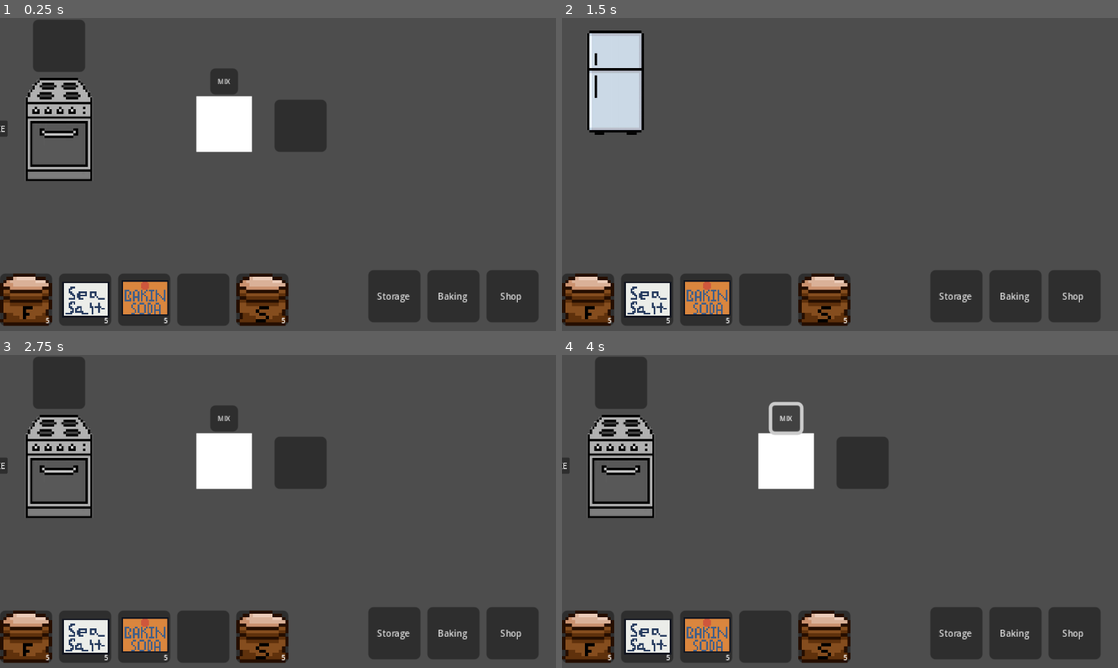
Above: before the commit, frames 1-4 (two rows, left to right).
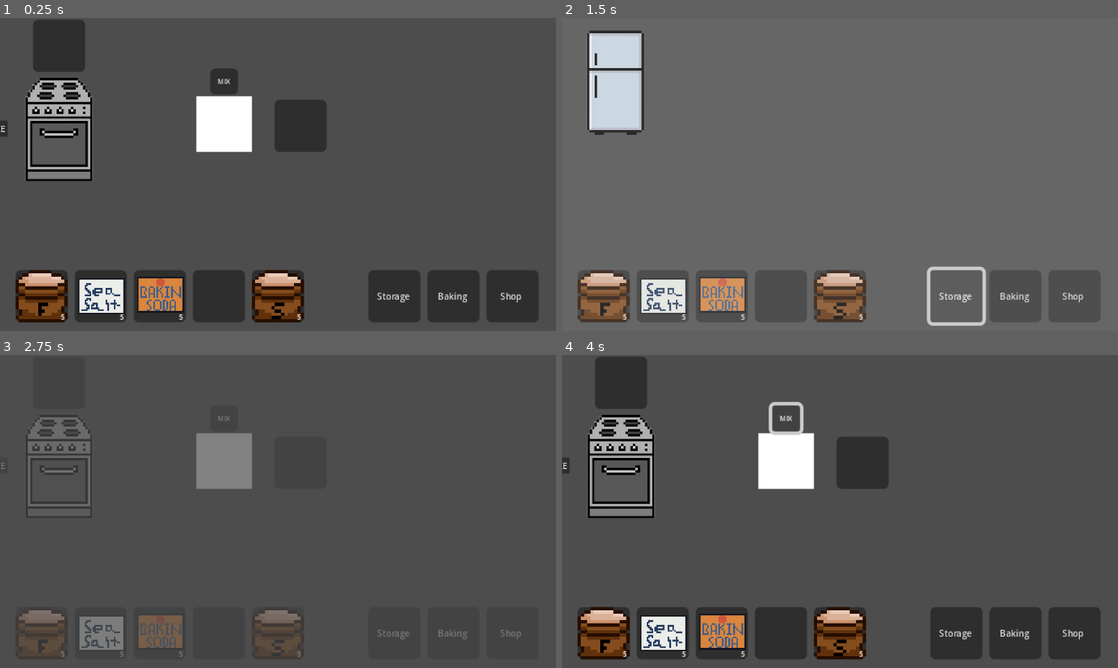
Above: after the commit, the same moments.

Repository: amusci/sweet-treat
Game: Godot game, scene res://Scenes/Areas/bakery_playground.tscn
The game is run twice, just before and just after one commit, with the same random seed, the same clock (stepped at 60 frames per second) and the same inputs.
Inputs:
- Up to frame 1 (0.25 s): no input
- Up to frame 2 (1.5 s): click "Storage" at 0.5 s; click "Storage" at 1.25 s
- Up to frame 3 (2.75 s): click "Baking" at 2 s
- Up to frame 4 (4 s): click "Baking" at 2.75 s; click "MIX" at 3.5 s

The runs differ from the first frame. In frame 1, 6.8% of the frame differs, in the area x 0-55%, y 80-99%; in frame 2, 95%, in the area x 0-100%, y 0-100%; in frame 3, 11%; in frame 4, 6.8%.

Commit message:
Scene Buttons animations
Made transition screen a singleton
Scene Buttons now show animations

Diff:
--- a/Scenes/Areas/bakery_playground.tscn
+++ b/Scenes/Areas/bakery_playground.tscn
@@ -1,13 +1,11 @@
-[gd_scene load_steps=6 format=3 uid="uid://jrswjeeueyee"]
+[gd_scene load_steps=5 format=3 uid="uid://jrswjeeueyee"]
 
-[ext_resource type="Script" uid="uid://dkukyysvvs3cp" path="res://Scenes/Areas/bakery_playground.gd" id="1_0sb6y"]
 [ext_resource type="PackedScene" uid="uid://q1v1svbbga3m" path="res://Scenes/NonUpgradables/tablehotbar/hotbar.tscn" id="2_sqe8n"]
 [ext_resource type="PackedScene" uid="uid://b85a3mf75arf7" path="res://Scenes/Machines/mixing_station.tscn" id="3_ff7m2"]
 [ext_resource type="PackedScene" uid="uid://cgltvgu28fltw" path="res://Scenes/Machines/oven.tscn" id="3_gyj70"]
 [ext_resource type="PackedScene" uid="uid://b8rhowa3gudpk" path="res://Scenes/SceneSwitching/SceneButtons.tscn" id="4_gf4qy"]
 
 [node name="BakeryPlayground" type="Node2D"]
-script = ExtResource("1_0sb6y")
 
 [node name="Oven" parent="." instance=ExtResource("3_gyj70")]
 position = Vector2(33, 64)
@@ -16,10 +14,10 @@
 anchors_preset = 0
 anchor_left = 0.0
 anchor_right = 0.0
-offset_left = -77.0
-offset_top = 147.0
-offset_right = 243.0
-offset_bottom = 177.0
+offset_left = 9.0
+offset_top = 145.0
+offset_right = 175.0
+offset_bottom = 175.0
 grow_horizontal = 1
 size_flags_vertical = 4
 
--- a/Scenes/Areas/storage_playground.tscn
+++ b/Scenes/Areas/storage_playground.tscn
@@ -13,10 +13,11 @@
 offset_bottom = 175.0
 
 [node name="Hotbar" parent="." instance=ExtResource("2_4lbp4")]
-offset_left = -77.0
-offset_top = 147.0
-offset_right = 243.0
-offset_bottom = 177.0
+offset_left = 9.0
+offset_top = 145.0
+offset_right = 175.0
+offset_bottom = 175.0
+size_flags_horizontal = 0
 
 [node name="Fridge" parent="." instance=ExtResource("3_48a00")]
 position = Vector2(31, 38)
--- a/Scenes/NonUpgradables/tablehotbar/hotbar.tscn
+++ b/Scenes/NonUpgradables/tablehotbar/hotbar.tscn
@@ -8,15 +8,14 @@
 [ext_resource type="Resource" uid="uid://dck7jlw3lmsvy" path="res://Resources/IngredientResources/dryIngredientResources/sugar.tres" id="7_gekwj"]
 
 [node name="Hotbar" type="HBoxContainer"]
-custom_minimum_size = Vector2(320, 30)
 anchors_preset = 5
 anchor_left = 0.5
 anchor_right = 0.5
-offset_left = -160.0
-offset_right = 160.0
+offset_left = -84.5
+offset_right = 84.5
 offset_bottom = 30.0
 grow_horizontal = 2
-size_flags_horizontal = 4
+size_flags_horizontal = 8
 alignment = 1
 script = ExtResource("1_yxu82")
 
--- a/Scenes/SceneSwitching/scene_buttons.gd
+++ b/Scenes/SceneSwitching/scene_buttons.gd
@@ -1,16 +1,35 @@
 extends HBoxContainer
 
+
+func _ready():
+	call_deferred("restore_inventory")
+
+func restore_inventory():
+	# For the call_deferred
+	InventoryManager.restore_all_inventory_slots()
+
 func _on_baking_button_pressed():
+	# Baking Button Functionality
+	if _get_current_scene("res://Scenes/Areas/bakery_playground.tscn"):
+		return
+
 	InventoryManager.save_all_inventory_slots()
+	TransitionScreen.transition()
+
+	await get_tree().create_timer(0.5).timeout
 	get_tree().change_scene_to_file("res://Scenes/Areas/bakery_playground.tscn")
 
 func _on_storage_button_pressed():
+	# Storage Button Functionality
+	if _get_current_scene("res://Scenes/Areas/storage_playground.tscn"):
+		return
 	InventoryManager.save_all_inventory_slots()
+	TransitionScreen.transition()
+
+	await get_tree().create_timer(0.5).timeout
 	get_tree().change_scene_to_file("res://Scenes/Areas/storage_playground.tscn")
 
-func _ready():
-	# Wait for all nodes to be ready, then restore inventory
-	call_deferred("restore_inventory")
-
-func restore_inventory():
-	InventoryManager.restore_all_inventory_slots()
+func _get_current_scene(scene_path: String) -> bool:
+	# Helper function to return if we are trying to access the same scene we are in
+	var current_scene = get_tree().current_scene.scene_file_path
+	return current_scene == scene_path
--- /dev/null
+++ b/Scripts/Singleton/transition_screen.gd
@@ -0,0 +1,26 @@
+extends CanvasLayer
+signal on_transition_finished
+@onready var color_rect = $ColorRect
+@onready var animation_player = $AnimationPlayer
+
+func _ready():
+	# Make sure color rect is not visible at start and to connect animation finished signals
+	if color_rect != null:
+		color_rect.visible = false
+		color_rect.mouse_filter = Control.MOUSE_FILTER_IGNORE # NO MOUSE INPUTS PLEASE
+	if animation_player != null:
+		animation_player.animation_finished.connect(_on_animation_finished)
+
+func _on_animation_finished(animation_name):
+	# Animation finished handling (Make sure to come back to this with more animations
+	if animation_name == "fade_to_black":
+		on_transition_finished.emit()
+		animation_player.play("fade_to_normal")
+	elif animation_name == "fade_to_normal":
+		color_rect.visible = false
+
+func transition():
+	# If color rect exists, make sure to show it
+	if color_rect != null:
+		color_rect.visible = true
+		animation_player.play("fade_to_black")
--- /dev/null
+++ b/Scripts/Singleton/transition_screen.tscn
@@ -0,0 +1,72 @@
+[gd_scene load_steps=6 format=3 uid="uid://dcreypueq06cy"]
+
+[ext_resource type="Script" uid="uid://sgrcjtqmikql" path="res://Scripts/Singleton/transition_screen.gd" id="1_kcmlp"]
+
+[sub_resource type="Animation" id="Animation_kcmlp"]
+resource_name = "fade_to_black"
+length = 0.5
+tracks/0/type = "value"
+tracks/0/imported = false
+tracks/0/enabled = true
+tracks/0/path = NodePath("ColorRect:modulate")
+tracks/0/interp = 1
+tracks/0/loop_wrap = true
+tracks/0/keys = {
+"times": PackedFloat32Array(0, 0.5),
+"transitions": PackedFloat32Array(1, 1),
+"update": 0,
+"values": [Color(1, 1, 1, 0), Color(0, 0, 0, 1)]
+}
+
+[sub_resource type="Animation" id="Animation_yh015"]
+resource_name = "fade_to_normal"
+length = 0.5
+tracks/0/type = "value"
+tracks/0/imported = false
+tracks/0/enabled = true
+tracks/0/path = NodePath("ColorRect:modulate")
+tracks/0/interp = 1
+tracks/0/loop_wrap = true
+tracks/0/keys = {
+"times": PackedFloat32Array(0, 0.5),
+"transitions": PackedFloat32Array(1, 1),
+"update": 0,
+"values": [Color(0, 0, 0, 1), Color(1, 1, 1, 0)]
+}
+
+[sub_resource type="Animation" id="Animation_8ojmj"]
+length = 0.001
+tracks/0/type = "value"
+tracks/0/imported = false
+tracks/0/enabled = true
+tracks/0/path = NodePath("ColorRect:modulate")
+tracks/0/interp = 1
+tracks/0/loop_wrap = true
+tracks/0/keys = {
+"times": PackedFloat32Array(0),
+"transitions": PackedFloat32Array(1),
+"update": 0,
+"values": [Color(1, 1, 1, 1)]
+}
+
+[sub_resource type="AnimationLibrary" id="AnimationLibrary_q0eo8"]
+_data = {
+&"RESET": SubResource("Animation_8ojmj"),
+&"fade_to_black": SubResource("Animation_kcmlp"),
+&"fade_to_normal": SubResource("Animation_yh015")
+}
+
+[node name="TransitionScreen" type="CanvasLayer"]
+script = ExtResource("1_kcmlp")
+
+[node name="ColorRect" type="ColorRect" parent="."]
+anchors_preset = 15
+anchor_right = 1.0
+anchor_bottom = 1.0
+grow_horizontal = 2
+grow_vertical = 2
+
+[node name="AnimationPlayer" type="AnimationPlayer" parent="."]
+libraries = {
+&"": SubResource("AnimationLibrary_q0eo8")
+}
--- a/project.godot
+++ b/project.godot
@@ -20,6 +20,7 @@
 DataManager="*res://Scripts/Singleton/DataManager.gd"
 Money="*res://Scripts/Singleton/Money.gd"
 InventoryManager="*res://Scripts/Singleton/InventoryManager.gd"
+TransitionScreen="*res://Scripts/Singleton/transition_screen.tscn"
 
 [display]
 
Not shown, added: Scripts/Singleton/transition_screen.gd.uid
